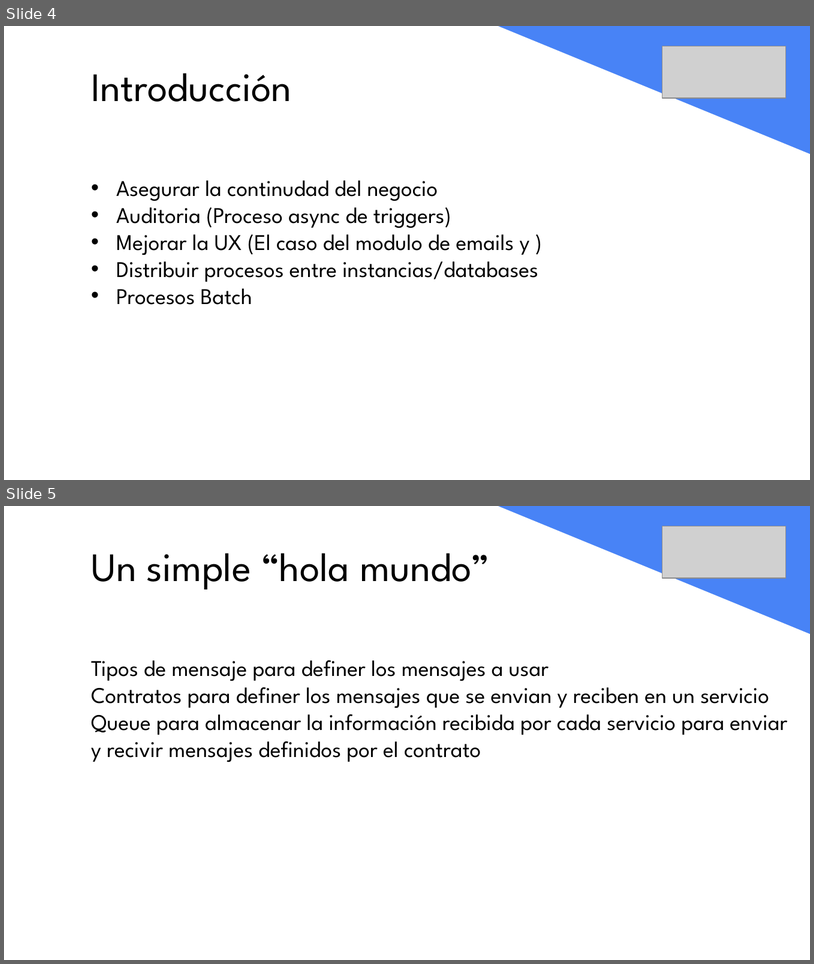
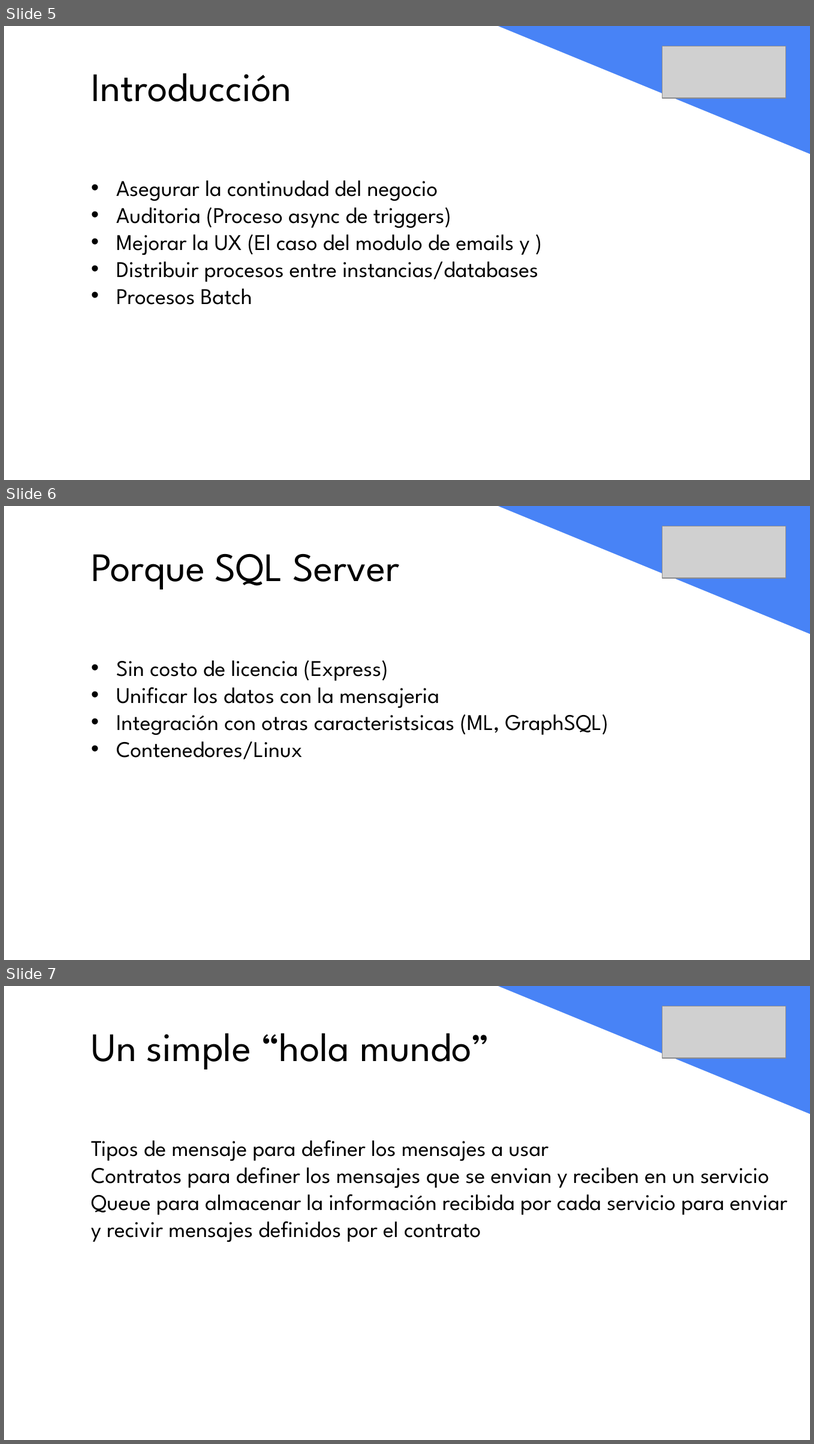
Before and after one commit to felipeschneider88/charlas, a slide deck: vOpen2019/vOpen19-UY-FelipeSchneider.pptx. Shown one above the other, each under a label of ours: slides 4 and 5 before the commit, slides 5, 6 and 7 after it. The pictures are 814x964 and 814x1444 pixels, drawn with LibreOffice and Linux fonts; fonts in the diff are those of the drawing; grey boxes stand for pictures. Boxes give left, top, right and bottom in pixels: in the first picture for what was removed or moved away, otherwise in the second. Text is boxed around its words. In the diff, an @@ line names an element or a change of style, - is before the commit and + after.

```diff
--- a/vOpen2019/vOpen19-UY-FelipeSchneider.pptx
+++ b/vOpen2019/vOpen19-UY-FelipeSchneider.pptx
@@ slide 6 added at [4,506,810,960], background #FFFFFF @@
@@ right triangle added at [498,506,810,634], fill #4883F6 @@
@@ picture added at [663,526,787,578] @@
@@ text added at [91,554,400,589], 36 pt, text #000000 @@
+Porque SQL Server
@@ text added at [116,660,609,759], 20 pt, text #000000 @@
+• Sin costo de licencia (Express)
+• Unificar los datos con la mensajeria
+• Integración con otras caracteristsicas (ML, GraphSQL)
+• Contenedores/Linux
@@ what was slide 4 is now slide 5 @@
@@ what was slide 5 is now slide 7 @@
```
Also in this commit, not shown: 1 slide changed, 1 other slide added, 2 other files.
